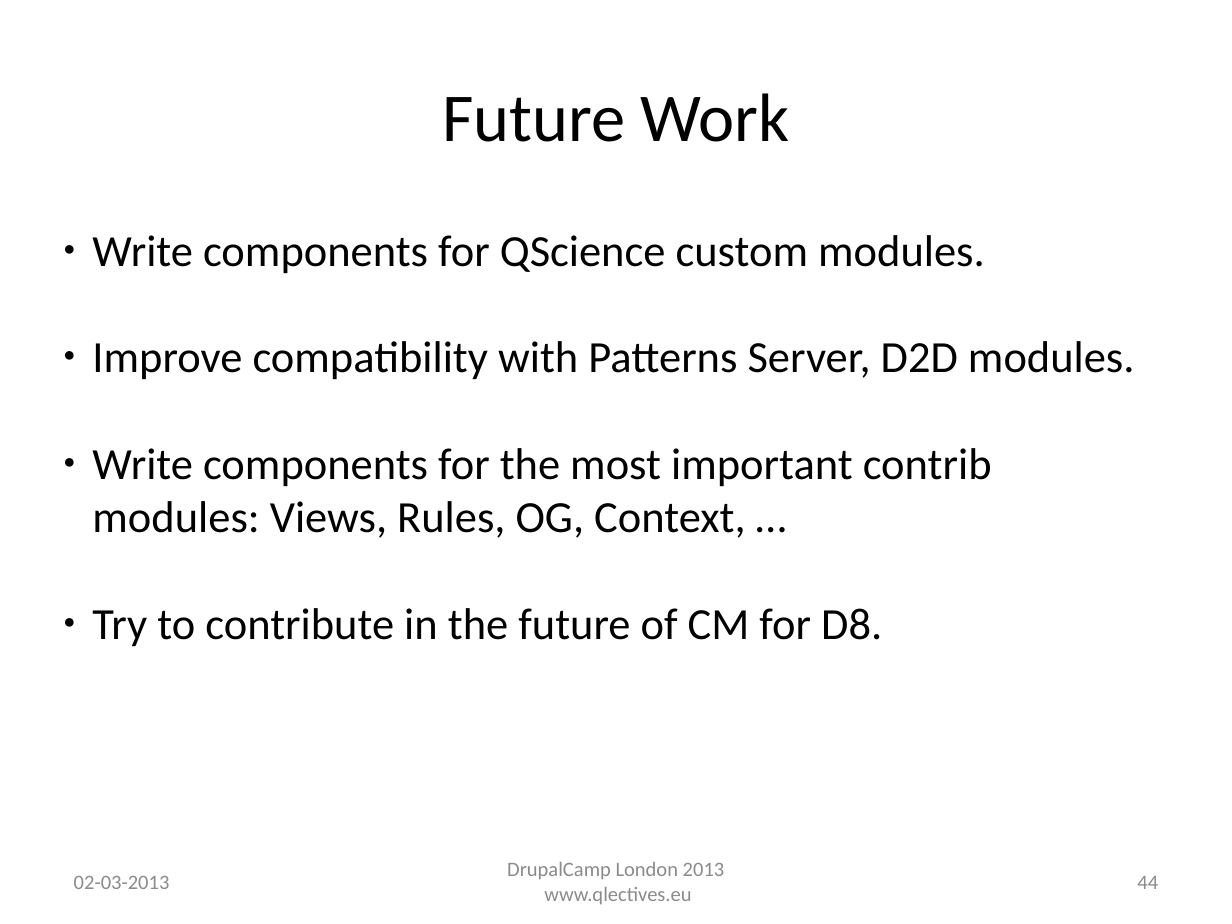
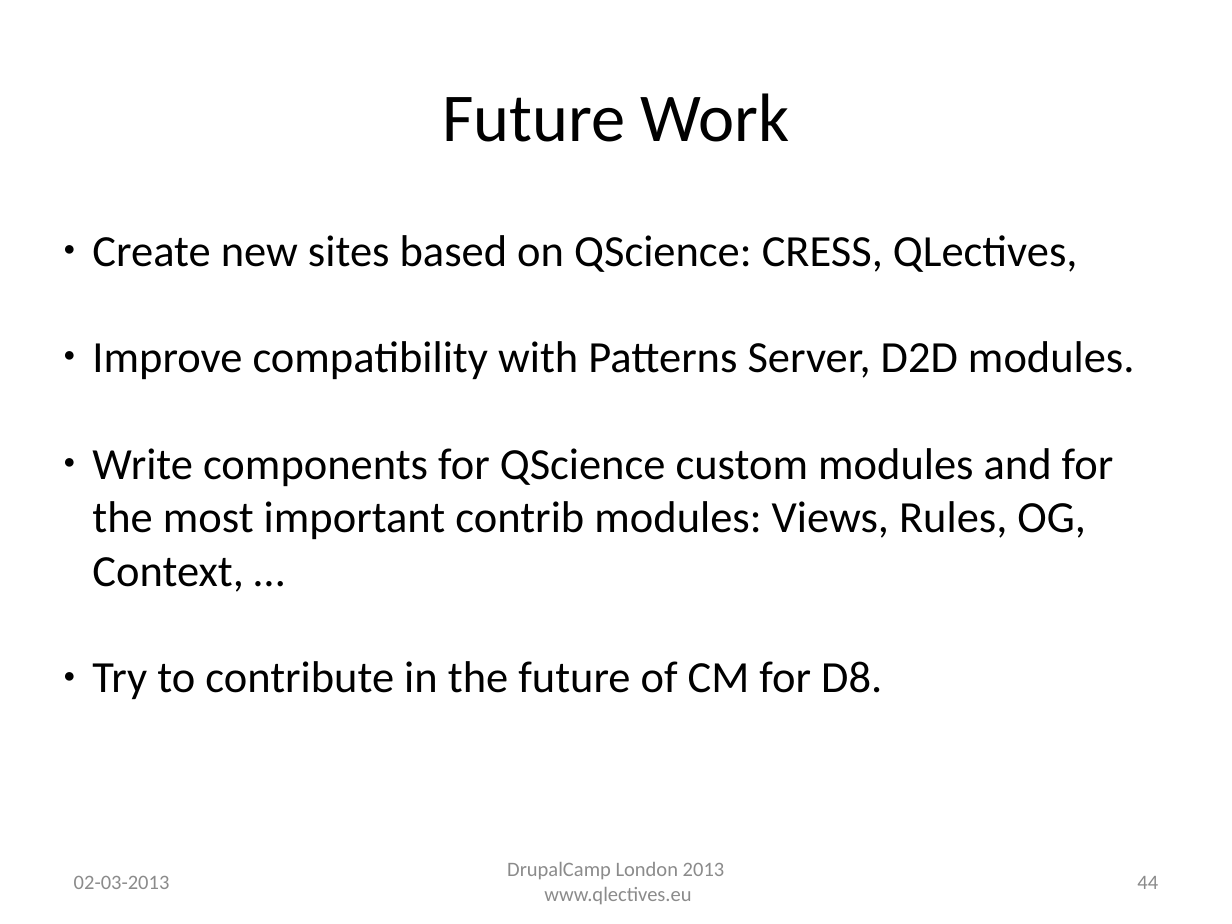
Before and after one commit to QScience/dc-slides, a slide deck: slide 44 of dclondon2013/patterns_dclondon2013.odp. Drawn at 1232x924 pixels with LibreOffice and Linux fonts; fonts in the diff are those of the drawing; background and template pictures are left out. Boxes give left, top, right and bottom in pixels: in the first picture for what was removed or moved away, otherwise in the second. Text is boxed around its words. In the diff, an @@ line names an element or a change of style, - is before the commit and + after.

```diff
--- a/dclondon2013/patterns_dclondon2013.odp
+++ b/dclondon2013/patterns_dclondon2013.odp
@@ text at [92,235,1078,272]: text changed @@
-● Write components for QScience custom modules.
+● Create new sites based on QScience: CRESS, QLectives,
@@ text at [92,448,1114,592]: text changed @@
-● Write components for the most important contrib modules: Views, Rules, OG, Context, …
+● Write components for QScience custom modules and for the most important contrib modules: Views, Rules, OG, Context, …
```
Also in this commit, not shown: 2 other slides changed, 1 other file.
